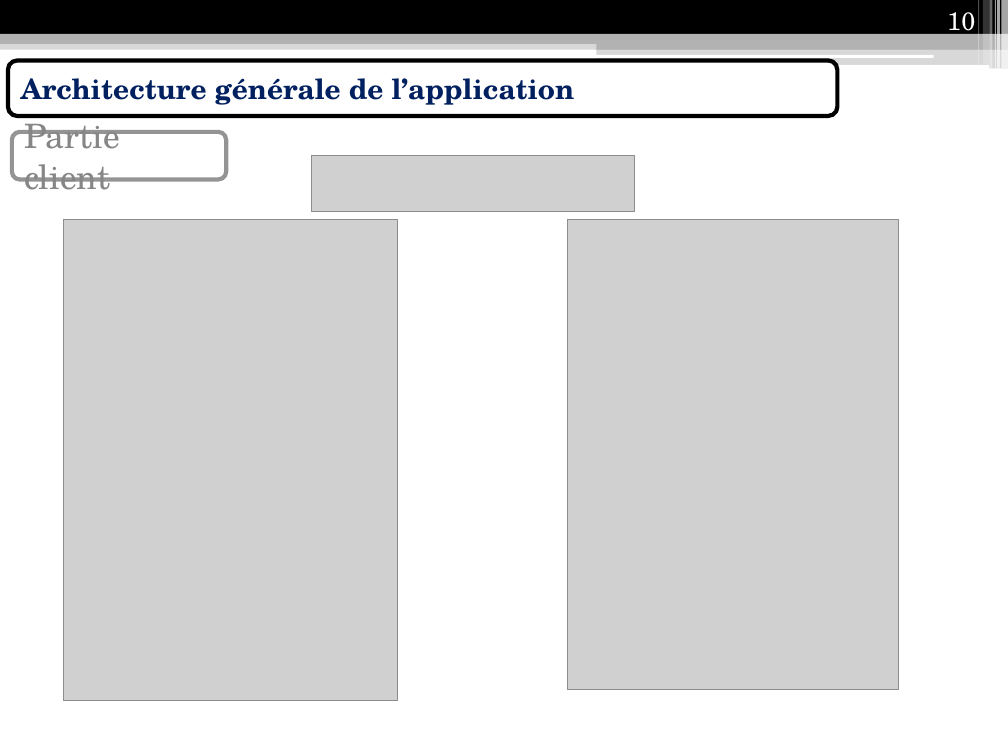
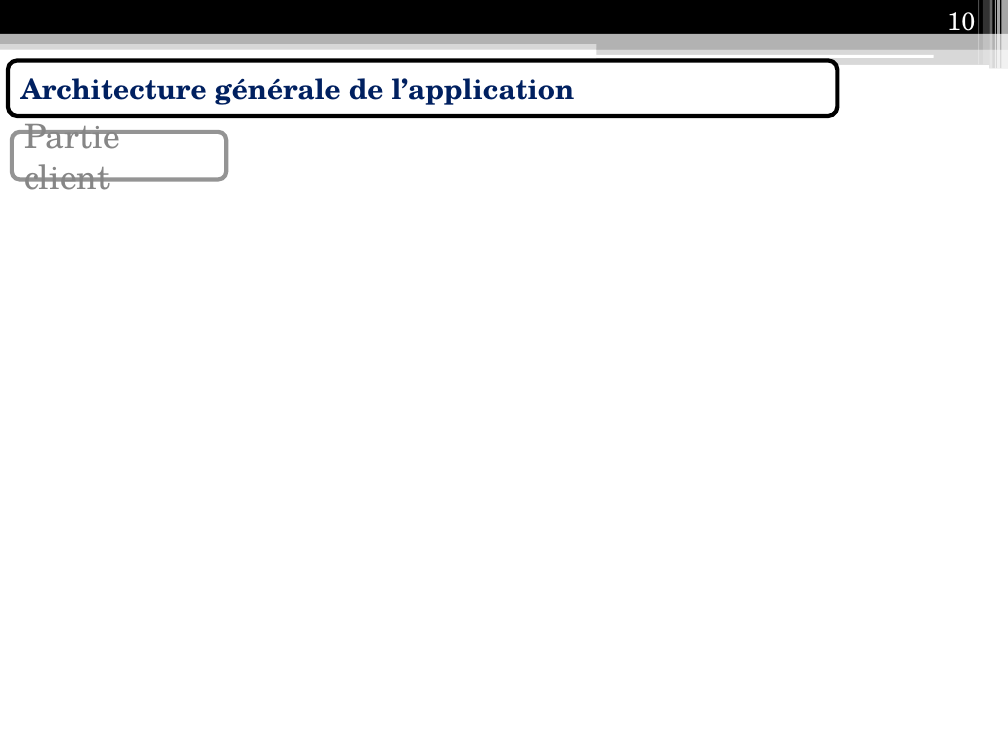
Before and after one commit to Anicky/Strangers-Phonegap, a slide deck: slide 10 of présentation/Présentation IF26.pptx. Drawn at 1008x756 pixels with LibreOffice and Linux fonts; fonts in the diff are those of the drawing; grey boxes stand for pictures. Boxes give left, top, right and bottom in pixels: in the first picture for what was removed or moved away, otherwise in the second. Text is boxed around its words. In the diff, an @@ line names an element or a change of style, - is before the commit and + after.

```diff
--- a/présentation/Présentation IF26.pptx
+++ b/présentation/Présentation IF26.pptx
@@ picture removed at [311, 156, 635, 212] @@
@@ picture removed at [64, 220, 397, 701] @@
@@ picture removed at [568, 220, 898, 690] @@
```
Also in this commit, not shown: 6 other slides changed.
